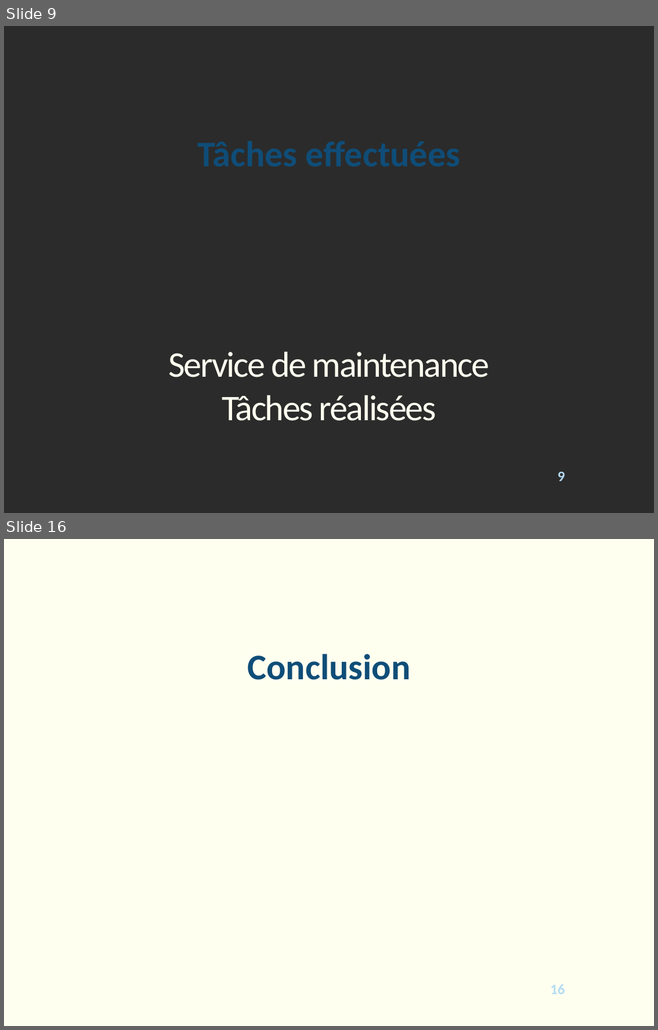
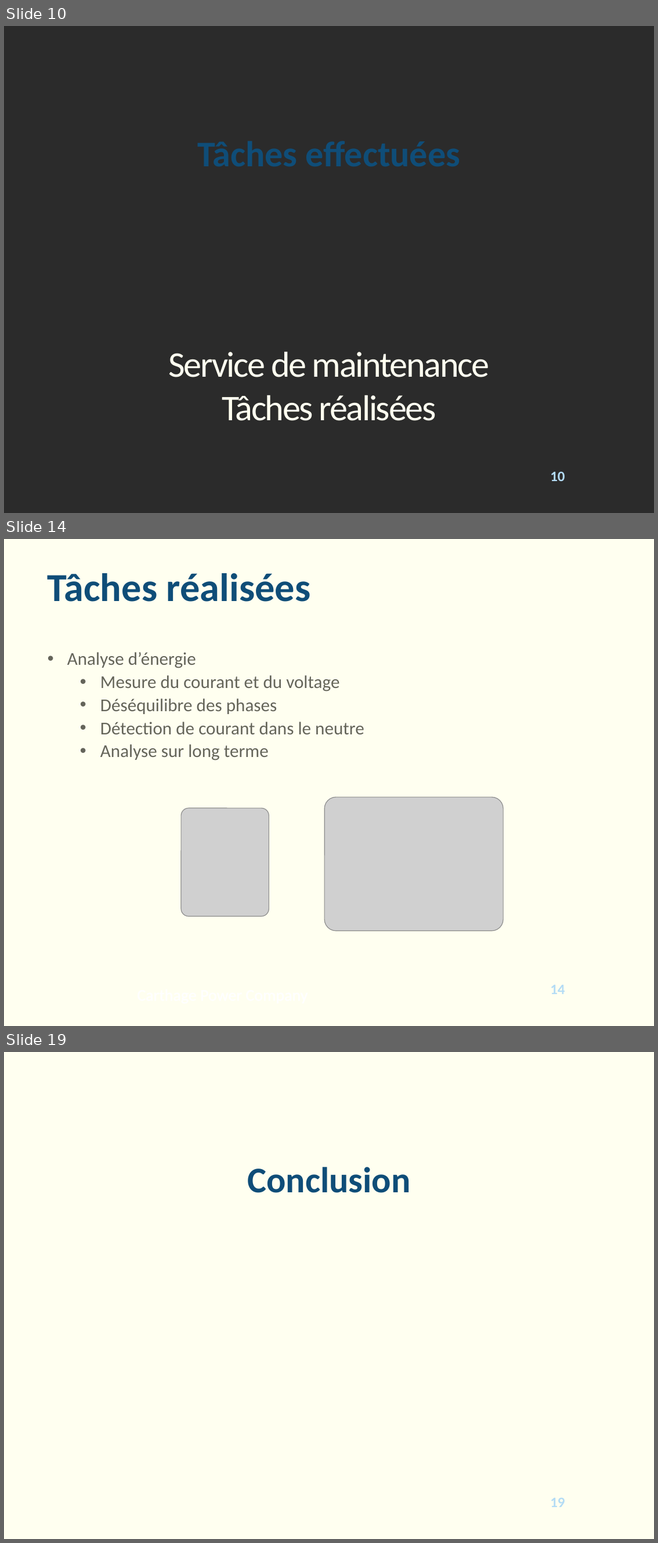
Before and after one commit to Raiton/Soutenance, a slide deck: blue_moving_lights.pptx. Shown one above the other, each under a label of ours: slides 9 and 16 before the commit, slides 10, 14 and 19 after it; the slides between them are not shown. The pictures are 658x1030 and 658x1543 pixels, drawn with LibreOffice and Linux fonts; fonts in the diff are those of the drawing; grey boxes stand for pictures; background and template pictures are left out; a plain dark background stands for a picture behind light text. Boxes give left, top, right and bottom in pixels: in the first picture for what was removed or moved away, otherwise in the second. Text is boxed around its words. In the diff, an @@ line names an element or a change of style, - is before the commit and + after.

```diff
--- a/blue_moving_lights.pptx
+++ b/blue_moving_lights.pptx
@@ slide 14 added at (4, 539, 654, 1026), background picture (left out); not listed: 1 template element that a slide beside it also shows @@
@@ title added at (48, 573, 311, 602), 44 pt, text #0F4D78, bold @@
+Tâches réalisées
@@ text added at (67, 652, 364, 761), 20 pt, text #64645A @@
+• Analyse d’énergie
+  • Mesure du courant et du voltage
+  • Déséquilibre des phases
+  • Détection de courant dans le neutre
+  • Analyse sur long terme
@@ picture added at (324, 797, 503, 931) @@
@@ picture added at (181, 808, 268, 917) @@
@@ text added at (130, 982, 317, 1008), 18 pt, text #FFFFFF @@
+Carthage Power Company
@@ what was slide 9 is now slide 10 @@
@@ page number at (550, 471, 564, 481): text changed @@
-9
+10
@@ what was slide 16 is now slide 19 @@
@@ page number at (550, 1498, 564, 1507): text changed @@
-16
+19
```
Also in this commit, not shown: 12 slides changed, 2 other slides added.
